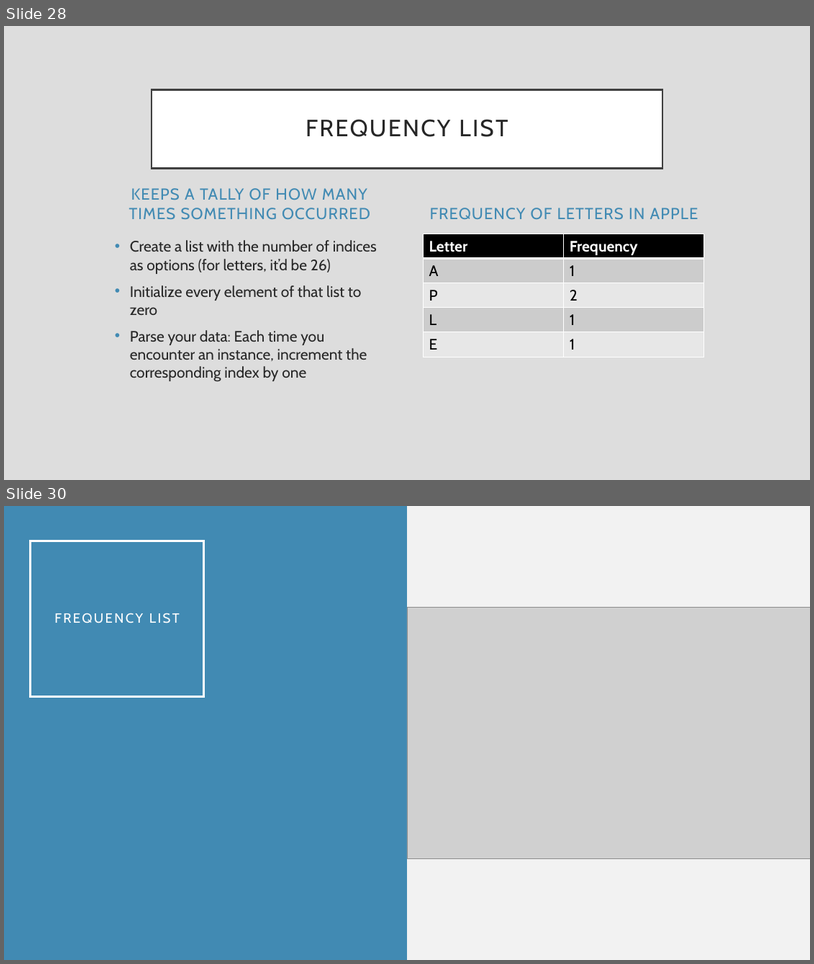
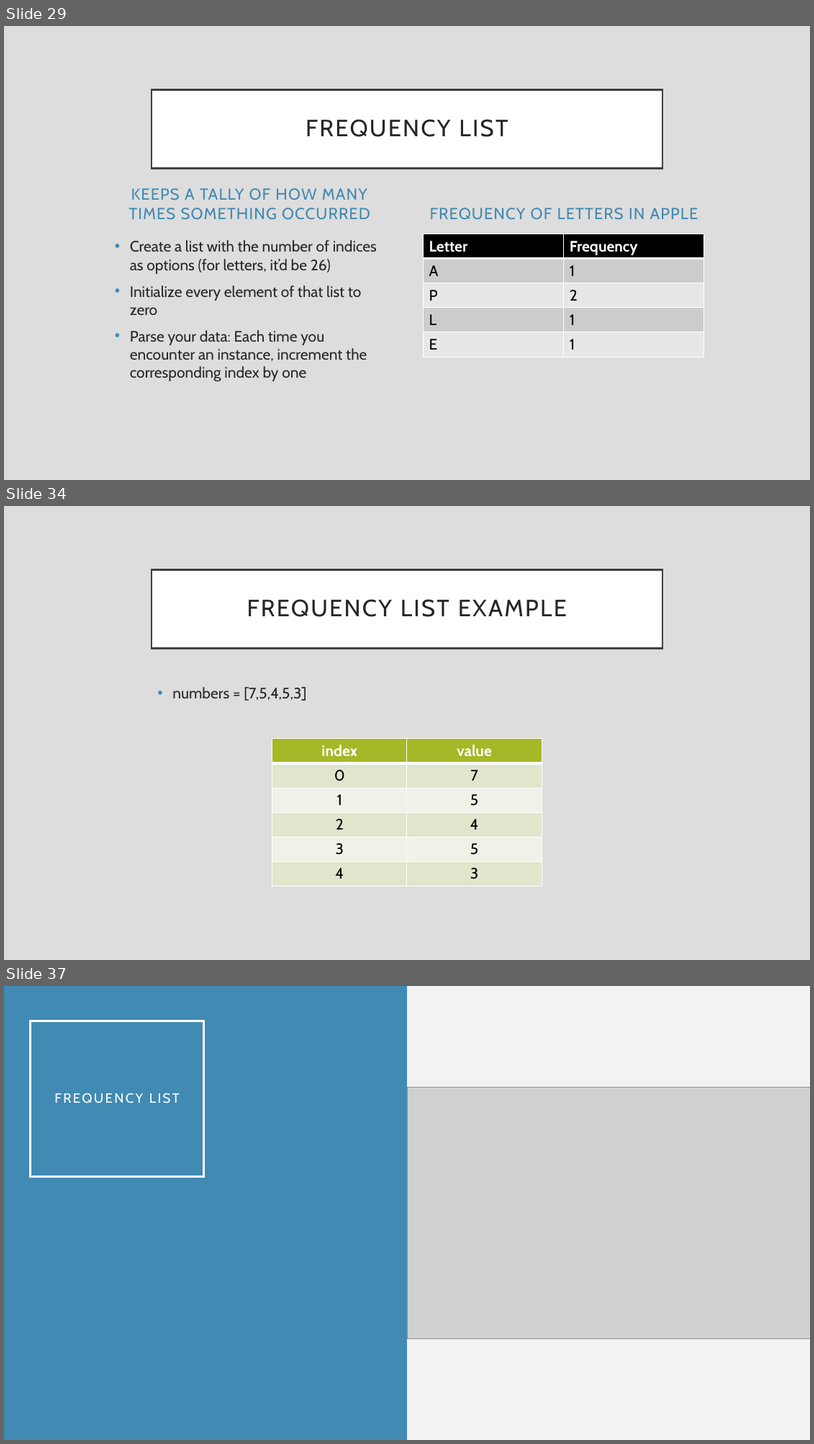
Before and after one commit to rsera/Junior-Knights, a slide deck: Python Day 6 Strings and Lists.pptx. Shown one above the other, each under a label of ours: slides 28 and 30 before the commit, slides 29, 34 and 37 after it; the slides between them are not shown. The pictures are 814x964 and 814x1444 pixels, drawn with LibreOffice and Linux fonts; fonts in the diff are those of the drawing; grey boxes stand for pictures. Boxes give left, top, right and bottom in pixels: in the first picture for what was removed or moved away, otherwise in the second. Text is boxed around its words. In the diff, an @@ line names an element or a change of style, - is before the commit and + after.

Commit message:
added tables to freq list probs

```diff
--- a/Python Day 6 Strings and Lists.pptx
+++ b/Python Day 6 Strings and Lists.pptx
@@ slide 34 added at (4, 506, 810, 960), background #DDDDDD @@
@@ title added at (152, 569, 663, 648), fill #FFFFFF, outline #404040 2.5 pt, 28 pt, text #262626 @@
+FREQUENCY LIST EXAMPLE
@@ text added at (172, 687, 306, 700), 18 pt, text #262626 @@
+• numbers = [7,5,4,5,3]
@@ table added at (273, 739, 543, 885), 6 rows, 2 columns @@
+index | value
+0 | 7
+1 | 5
+2 | 4
+3 | 5
+4 | 3
@@ what was slide 28 is now slide 29 @@
@@ what was slide 30 is now slide 37 @@
```
Also in this commit, not shown: 8 slides changed, 6 other slides added.
